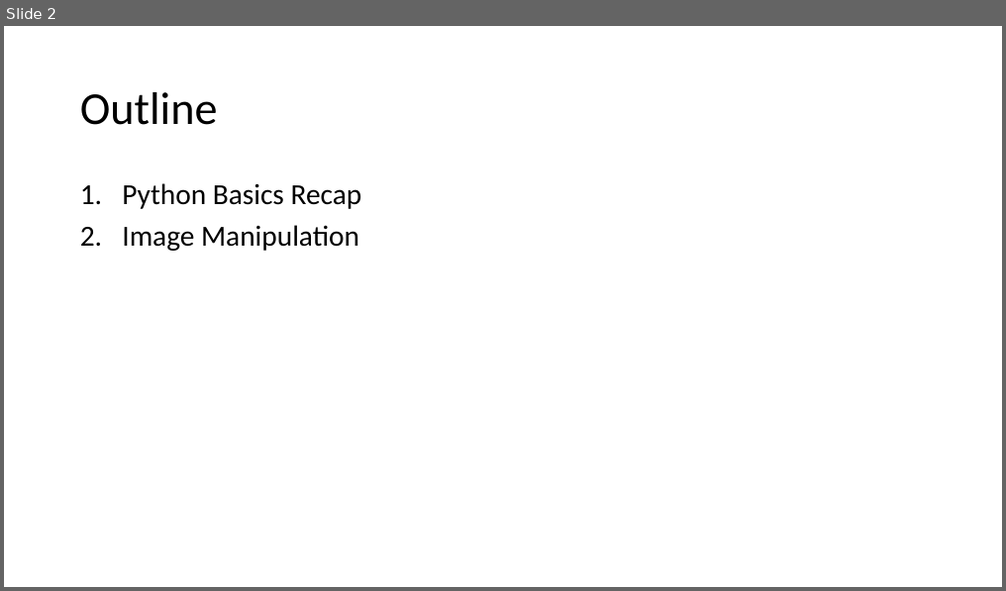
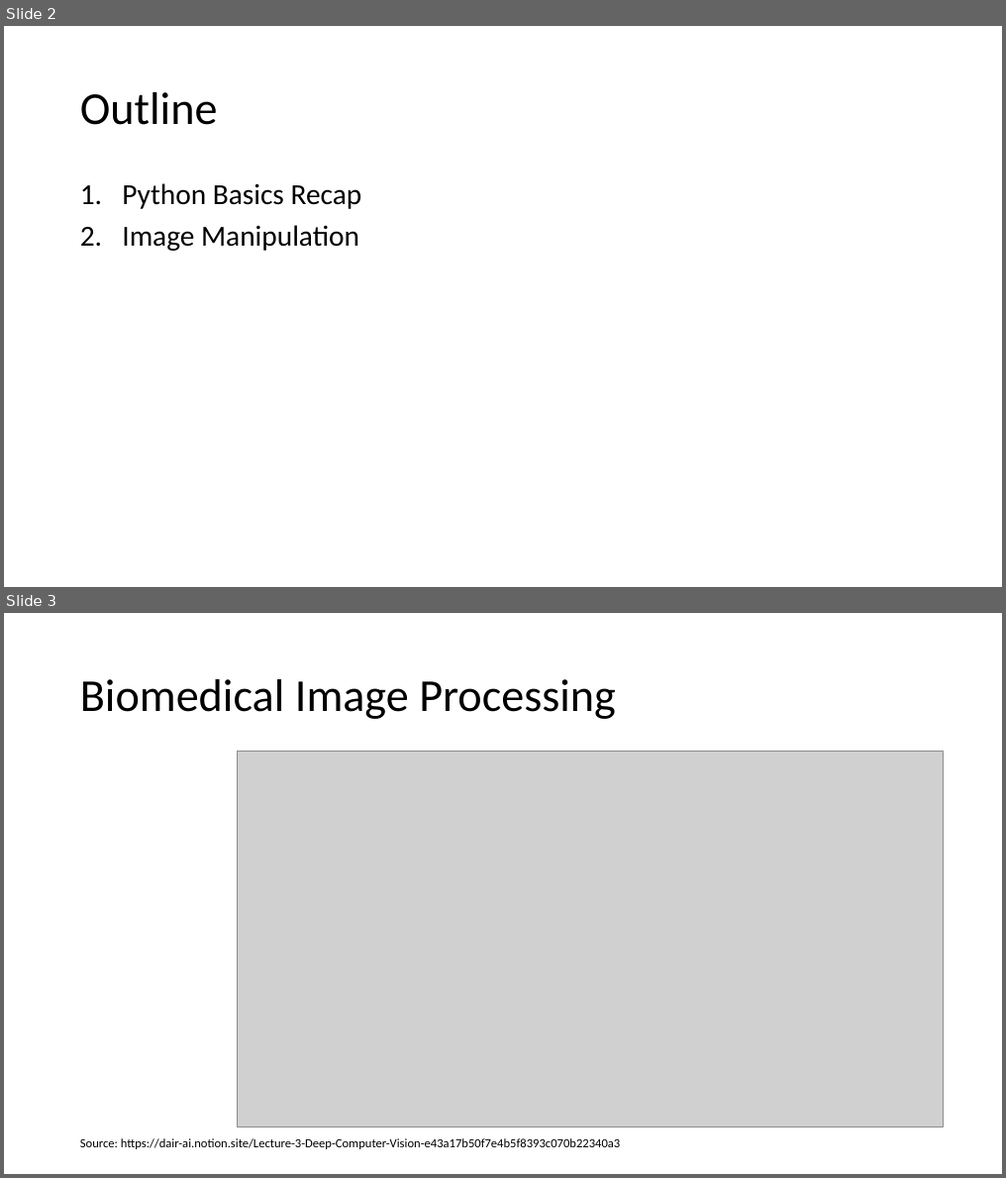
Before and after one commit to jjahanip/BIOF063, a slide deck: day_2/day_2.pptx. Shown one above the other, each under a label of ours: slide 2 before the commit, slides 2 and 3 after it. The pictures are 1006x591 and 1006x1178 pixels, drawn with LibreOffice and Linux fonts; fonts in the diff are those of the drawing; grey boxes stand for pictures. Boxes give left, top, right and bottom in pixels: in the first picture for what was removed or moved away, otherwise in the second. Text is boxed around its words. In the diff, an @@ line names an element or a change of style, - is before the commit and + after.

Commit message:
update date 2 with IHC image examples

```diff
--- a/day_2/day_2.pptx
+++ b/day_2/day_2.pptx
@@ slide 3 added at [4, 613, 1002, 1174], background #FFFFFF @@
@@ title added at [80, 679, 616, 719], 44 pt, text #000000 @@
+Biomedical Image Processing
@@ picture added at [238, 752, 943, 1128] @@
@@ text added at [80, 1139, 620, 1150], 12 pt, text #000000 @@
+Source: https://dair-ai.notion.site/Lecture-3-Deep-Computer-Vision-e43a17b50f7e4b5f8393c070b22340a3
```
Also in this commit, not shown: 6 other slides added, 5 other files.
